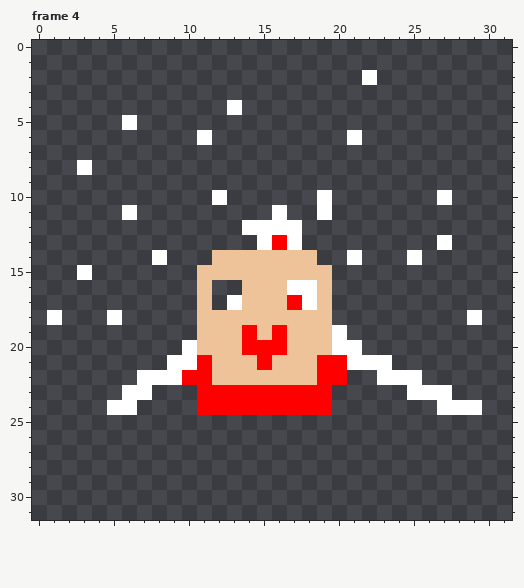
A pixel-art file gets an edit: Assets/Sprites/Heart.aseprite. The first picture shows the starting point.
32x32 pixels, 4 frames. Shown: frame 4.
After the commit:
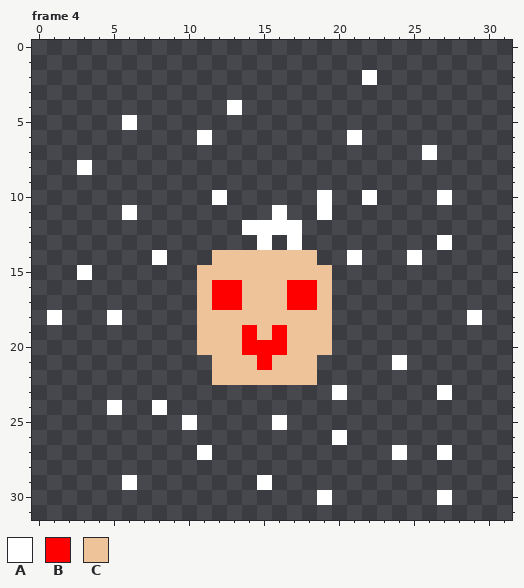
Palette (. is transparent): A #ffffff  B #ff0000  C #eec39a
From old to new:
--- frame 4, layer "Heart"
@@ x 0..31 @@
  6 ...........A.........A..........
- 7 ................................
+ 7 ..........................A.....
  8 ...A............................
  9 ................................
-10 ............A......A.......A....
+10 ............A......A..A....A....
 11 ......A.........A..A............
 12 ..............AAAA..............
-13 ...............ABA.........A....
+13 ...............A.A.........A....
 14 ........A...CCCCCCC..A...A......
 15 ...A.......CCCCCCCCC............
-16 ...........C..CCCAAC............
-17 ...........C.ACCCBAC............
+16 ...........CBBCCCBBC............
+17 ...........CBBCCCBBC............
 18 .A...A.....CCCCCCCCC.........A..
-19 ...........CCCBCBCCCA...........
-20 ..........ACCCBBBCCCAA..........
-21 .........AABCCCBCCCBBAAA........
-22 .......AAABBCCCCCCCBB..AAA......
-23 ......AA...BBBBBBBBB.....AAA....
-24 .....AA....BBBBBBBBB.......AAA..
-25 ................................
-26 ................................
-27 ................................
+19 ...........CCCBCBCCC............
+20 ...........CCCBBBCCC............
+21 ............CCCBCCC.....A.......
+22 ............CCCCCCC.............
+23 ....................A......A....
+24 .....A..A.......................
+25 ..........A.....A...............
+26 ....................A...........
+27 ...........A............A..A....
 28 ................................
-29 ................................
-30 ................................
+29 ......A........A................
+30 ...................A.......A....
 31 ................................
